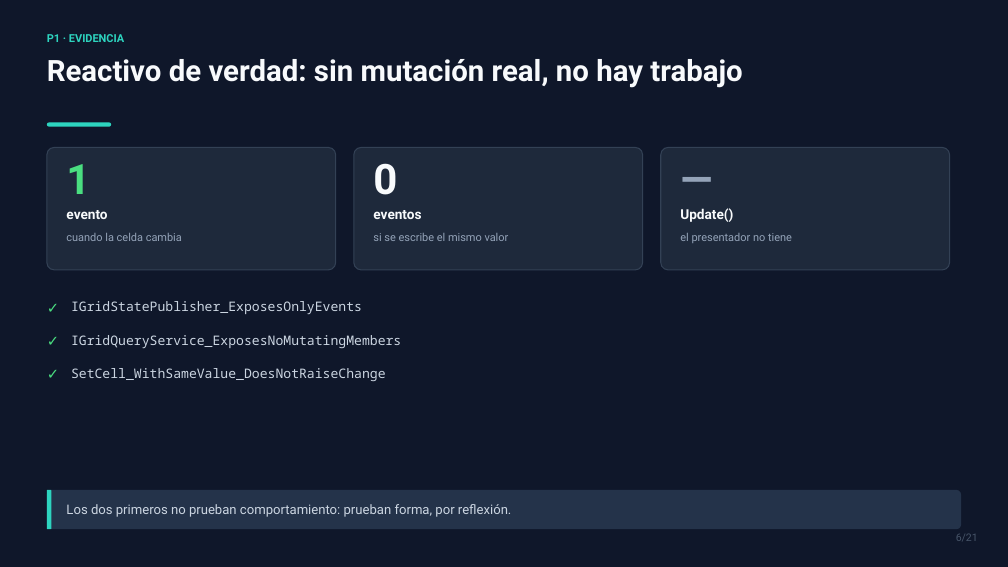
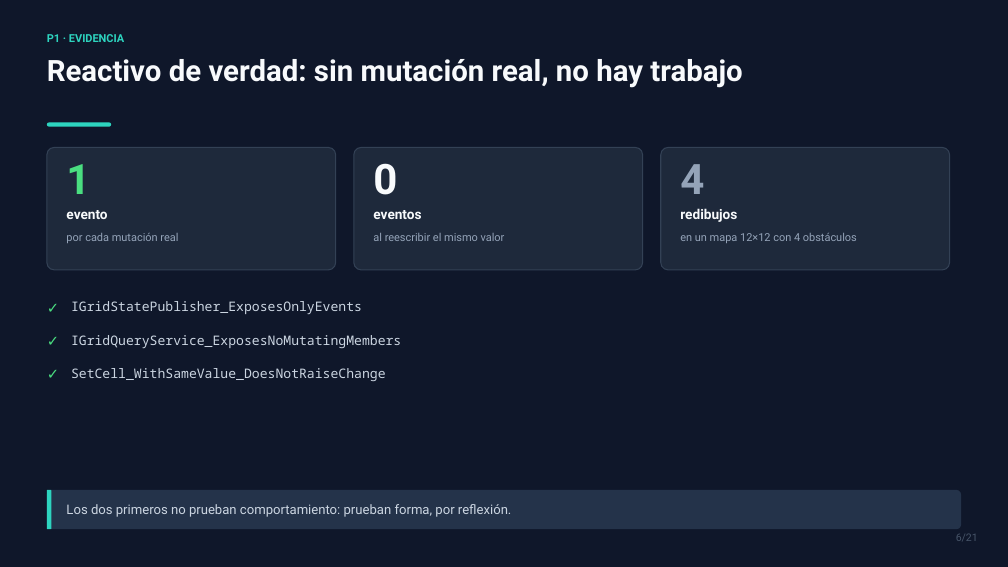
Before and after one commit to SenKetZu/HexPG, a slide deck: slide 6 of docs/presentacion/TP2-VoidHex-Tactics.pptx. Drawn at 1008x567 pixels with LibreOffice and Linux fonts; fonts in the diff are those of the drawing. Boxes give left, top, right and bottom in pixels: in the first picture for what was removed or moved away, otherwise in the second. Text is boxed around its words. In the diff, an @@ line names an element or a change of style, - is before the commit and + after.

Commit message:
Add offline verifiers, refresh the deck with real cases, drop committed logs
Verifiers: check_asmdef_refs.py compares each file's using directives against its asmdef references (catches CS0234/CS0012 before recompiling), check_scenes.py asserts components, camera, light and P3 asset wiring per scene, and console_errors.py filters errors out of the Unity console JSON. The two dotnet projects are now tracked: the Unity template's *.csproj rule ignored them because the exception sat before the rule it overrides.

The deck replaces abstractions with the actual cases: real event counts, the real command sequence and PA/hull numbers, real module ids, and a new slide with the four defects found while implementing. The exclusion list no longer claims there is no real art, which stopped being true.

Removes Assets/Logs, which had been committed by mistake: capture_game_view resolves save_path against the authoring root.

```diff
--- a/docs/presentacion/TP2-VoidHex-Tactics.pptx
+++ b/docs/presentacion/TP2-VoidHex-Tactics.pptx
@@ text at [680, 164, 704, 194]: text changed @@
-—
+4
@@ text at [680, 208, 737, 222]: text changed @@
-Update()
+redibujos
@@ text at [66, 233, 178, 243]: text changed @@
-cuando la celda cambia
+por cada mutación real
@@ text at [373, 233, 505, 241]: text changed @@
-si se escribe el mismo valor
+al reescribir el mismo valor
@@ text at [680, 233, 857, 243]: text changed @@
-el presentador no tiene
+en un mapa 12×12 con 4 obstáculos
```
Also in this commit, not shown: 6 other slides changed, 1 slide added, 1 slide removed, 12 other files.
